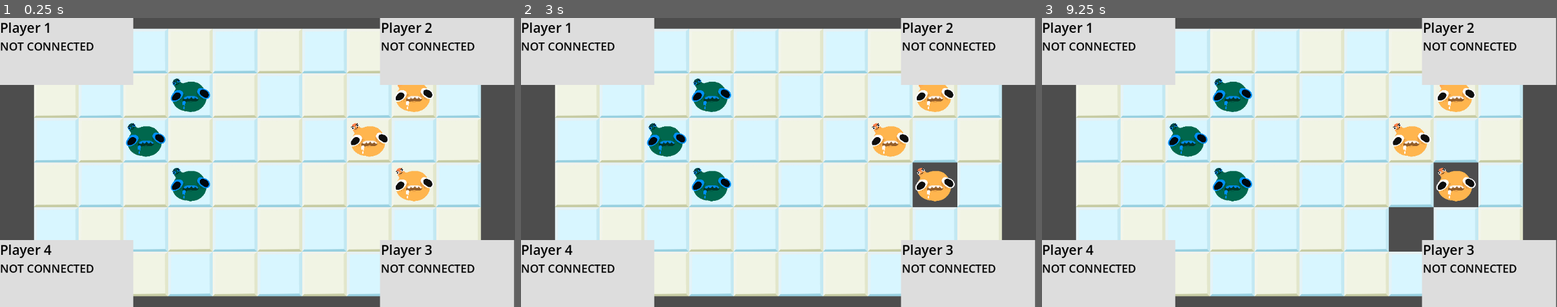
Above: before the commit, frames 1-3 (left to right).
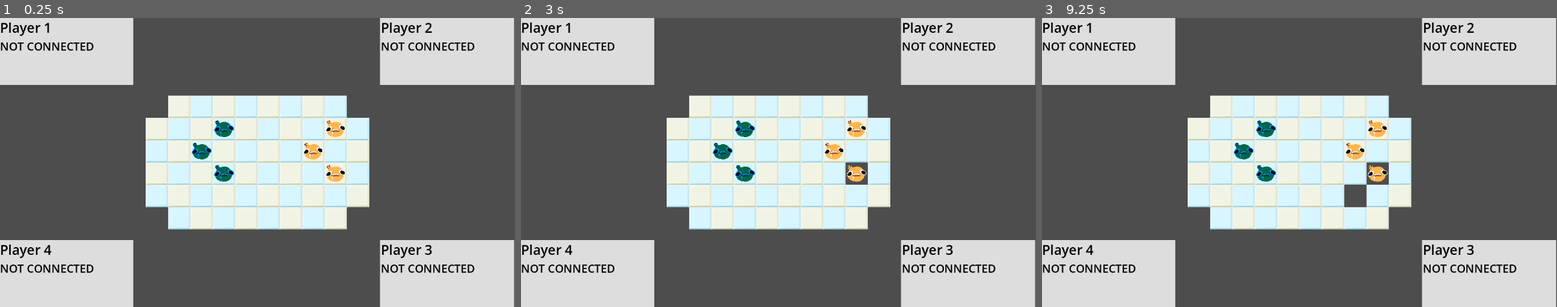
Above: after the commit, the same moments.

Repository: patator62180/GDWL_67
Game: Godot game, scene res://scenes/game/game.tscn
Same seed, same stepped clock (60 frames per second), same inputs: the game is played once before the commit and once after it. This scene is started directly instead of the project's main scene.
Inputs (mouse positions are in pixels of both pictures, inside the frame that each line leads up to):
- Up to frame 1 (0.25 s): no input
- Up to frame 2 (3 s): tap Enter (ui_accept) at 0.5, 0.77, 1.25, 1.52, 2, 2.75 s; move the mouse to (711, 96) at 0.52 s; hold Right (right) 0.53-1.28 s; click (711, 96) at 0.6 s; move the mouse to (665, 139) at 1.27 s; hold Down (down) 1.28-2.03 s; click (665, 139) at 1.35 s; move the mouse to (711, 185) at 2.02 s; hold Right (right) 2.03-2.78 s; click (711, 185) at 2.1 s; move the mouse to (933, 96) at 2.77 s; hold Up (up) from 2.78 s (still down); click (933, 96) at 2.85 s
- Up to frame 3 (9.25 s): tap Enter (ui_accept) at 3.02, 3.5, 3.77, 4.25, 4.52, 6.02, 6.77, 7.52, 9.02 s; move the mouse to (1412, 139) at 3.52 s; release Up (up) at 3.53 s; hold Left (left) 3.53-5.03 s; click (1412, 139) at 3.6 s; move the mouse to (1454, 185) at 4.27 s; click (1454, 185) at 4.35 s; move the mouse to (1325, 162) at 5.02 s; hold Down (down) 5.03-5.78 s; click (1325, 162) at 5.1 s; move the mouse to (1222, 90) at 5.77 s; hold Right (right) 5.78-6.53 s; click (1222, 90) at 5.85 s; move the mouse to (1412, 148) at 6.52 s; hold Up (up) 6.53-7.28 s; click (1412, 148) at 6.6 s; move the mouse to (1196, 176) at 7.27 s; hold Right (right) 7.28-8.03 s; click (1196, 176) at 7.35 s; move the mouse to (1351, 98) at 8.02 s; hold Down (down) 8.03-8.78 s; click (1351, 98) at 8.1 s; move the mouse to (1273, 220) at 8.77 s; hold Left (left) from 8.78 s (still down); click (1273, 220) at 8.85 s

The runs differ from the first frame. In frame 1, 57% of the frame differs, in the area x 6-94%, y 3-97%; in frame 2, 56%; in frame 3, 55%.
Error in both runs: Invalid access to property or key 'peer_player_joined' on a base object of type 'Nil'. (res://scenes/game/game.gd:19)

Commit message:
pixel perfect dude
he's doing better now :) thank god

Diff:
--- a/scenes/game/game.tscn
+++ b/scenes/game/game.tscn
@@ -128,6 +128,7 @@
 position = Vector2(300, 0)
 
 [node name="Camera2D" type="Camera2D" parent="."]
+zoom = Vector2(0.5, 0.5)
 
 [editable path="Player0Manager"]
 [editable path="Player1Manager"]
--- a/scenes/player/player.tscn
+++ b/scenes/player/player.tscn
@@ -29,6 +29,7 @@
 target_position = Vector2(0, 75)
 
 [node name="Sprite2D" type="Sprite2D" parent="."]
+texture_filter = 1
 position = Vector2(50, 50)
 texture = ExtResource("2_a6hgt")
 
Binary file added: sprites/idle_infected.png
Not shown, added: sprites/idle_infected.png.import
